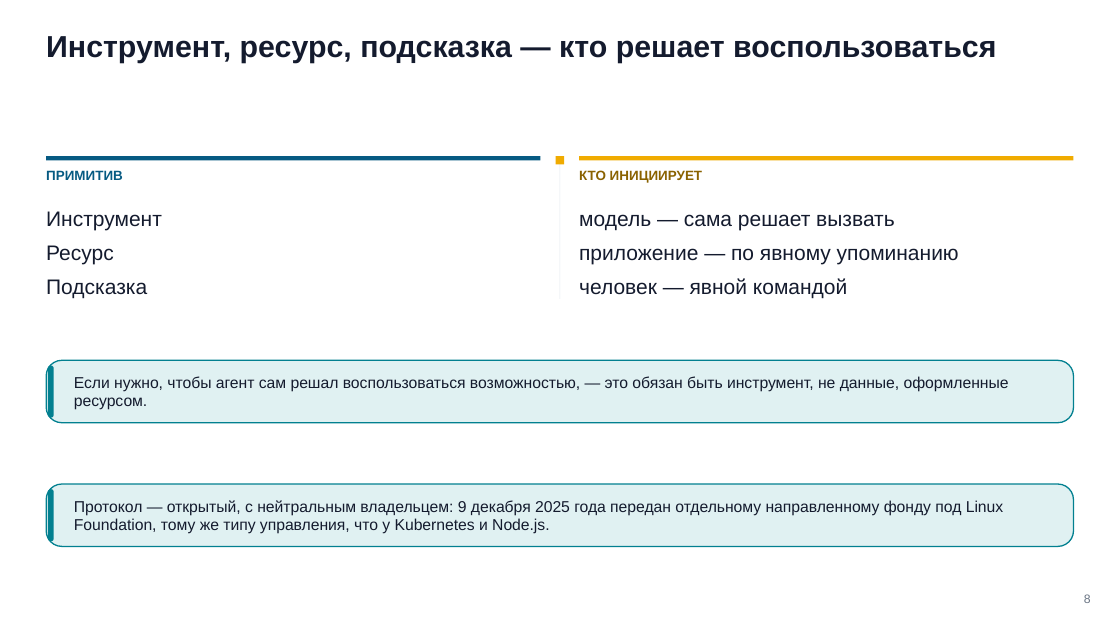
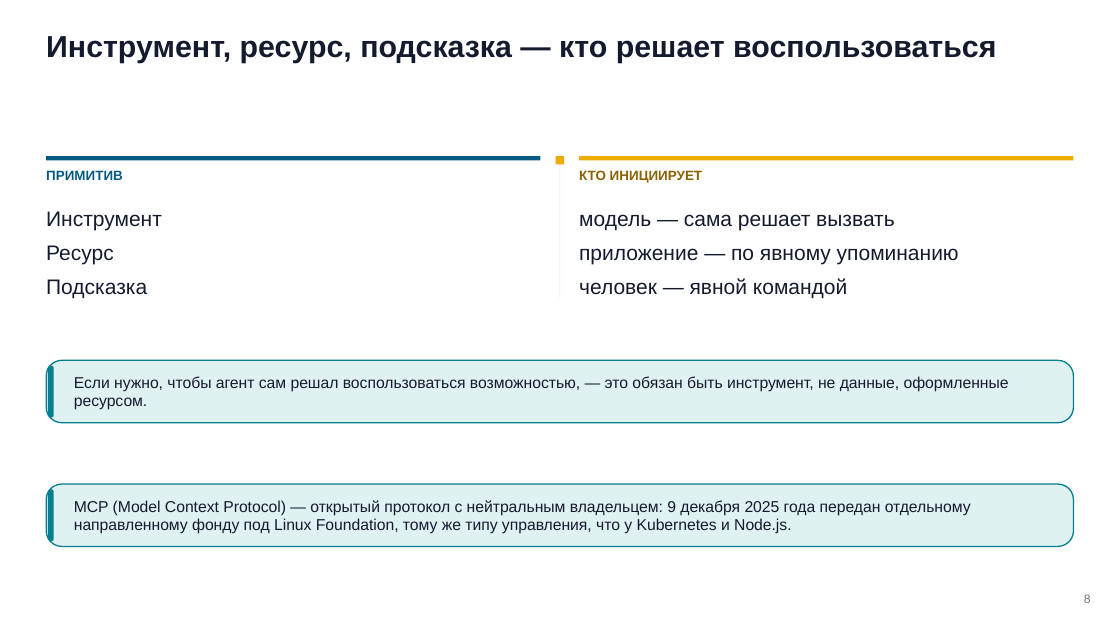
Before and after one commit to tellina-study/AI-usage-lessons, a slide deck: slide 8 of library/seminars/sem-06/rendered/sem-06.pptx. Drawn at 1120x630 pixels with LibreOffice and Linux fonts; fonts in the diff are those of the drawing. Boxes give left, top, right and bottom in pixels: in the first picture for what was removed or moved away, otherwise in the second. Text is boxed around its words. In the diff, an @@ line names an element or a change of style, - is before the commit and + after.

```diff
--- a/library/seminars/sem-06/rendered/sem-06.pptx
+++ b/library/seminars/sem-06/rendered/sem-06.pptx
@@ text at box(74, 500, 971, 534): text changed @@
-Протокол — открытый, с нейтральным владельцем: 9 декабря 2025 года передан отдельному направленному фонду под Linux Foundation, тому же типу управления, что у Kubernetes и Node.js.
+MCP (Model Context Protocol) — открытый протокол с нейтральным владельцем: 9 декабря 2025 года передан отдельному направленному фонду под Linux Foundation, тому же типу управления, что у Kubernetes и Node.js.
```
Also in this commit, not shown: 17 other slides changed, 19 other files.
